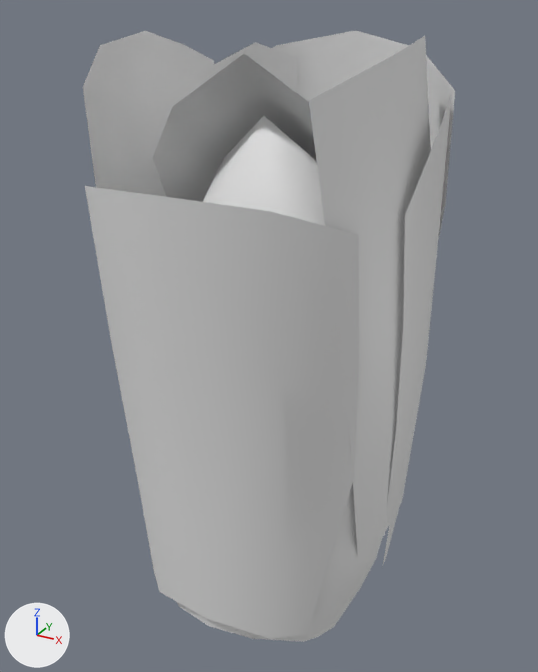
Two versions of the glTF model assets/Converted Models/HairStyle/Human Male/Martial arts male hair 26.glb, one commit apart.
Both versions are drawn from a camera (50 mm lens) standing at (0.186, -0.34, 0.324) and looking at (-0.004, 0.005, 0.151). Every picture has the same lights, and +X, +Y and +Z are marked at lower left. The older version comes first.
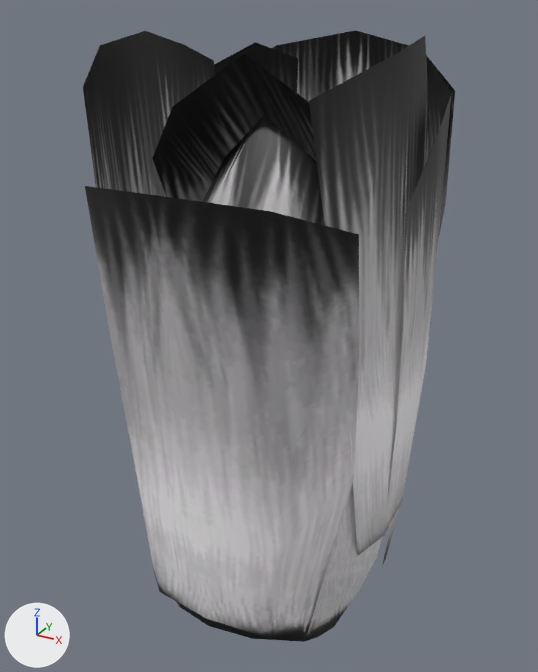
What differs and where, as boxes (x1, y1, x2, y2) in the pictures (538 x 672 px):
'Object01_0', recoloured (white to grey)
    both: (83, 30, 455, 642)

What the commit changed:
Picture 'tex_2251939496341131144.dds' (img_tex_2251939496341131144_dds) is new.
Material 'Object01_0_mat.003' (mat_object01_0_mat_003) is new.
Its texture is img_tex_2251939496341131144_dds.
me_object01_0_001 has 223 vertices, 282 faces and spans x -0.085..0.085, y -0.099..0.113, z -0.012..0.313.
me_object01_0_001 gains material mat_object01_0_mat_003 (picture img_tex_2251939496341131144_dds).
